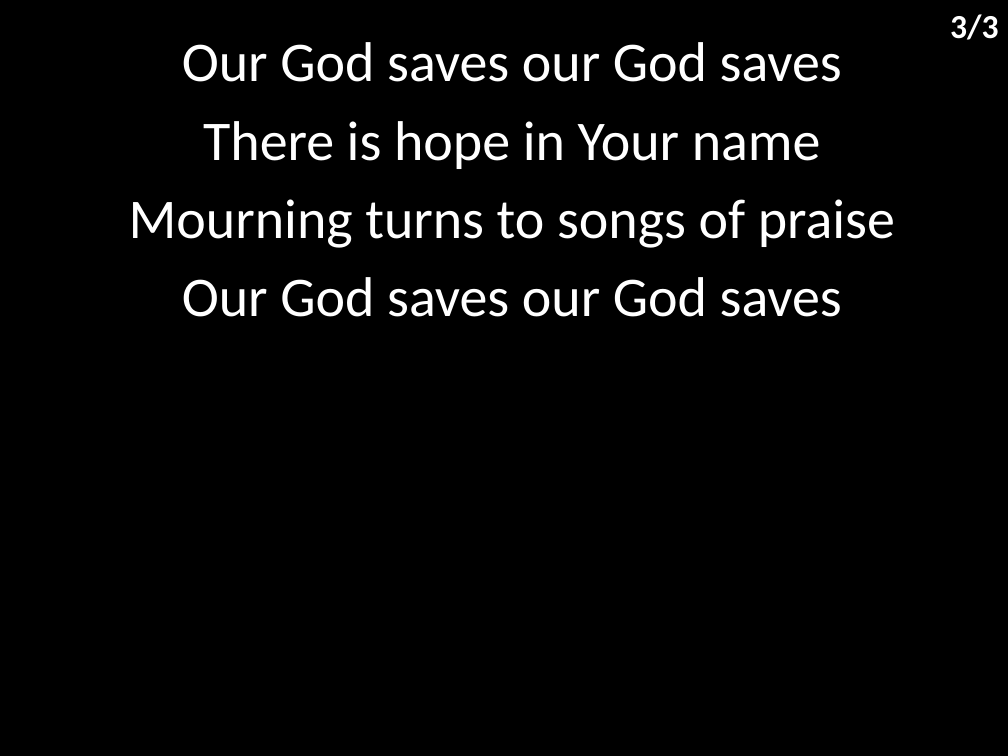
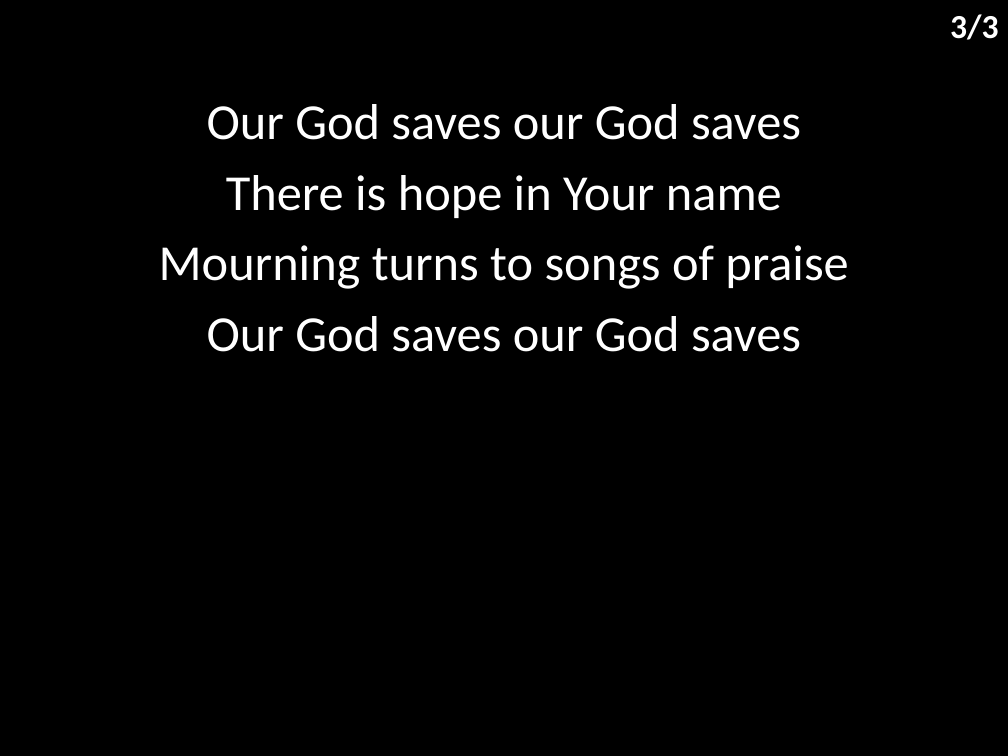
Before and after one commit to hoo-are-ya/worship, a slide deck: slide 4 of docs/songs/our god saves.pptx. Drawn at 1008x756 pixels with LibreOffice and Linux fonts; fonts in the diff are those of the drawing. Boxes give left, top, right and bottom in pixels: in the first picture for what was removed or moved away, otherwise in the second. Text is boxed around its words. In the diff, an @@ line names an element or a change of style, - is before the commit and + after.

```diff
--- a/docs/songs/our god saves.pptx
+++ b/docs/songs/our god saves.pptx
@@ subtitle "Our God saves our God ...": place and size @@
-subtitle "Our God saves our God ..." at (129,42,895,317)
+subtitle "Our God saves our God ..." at (159,104,848,352)
@@ subtitle "Our God saves our God ..." at (159,104,848,352): size 40 to 36 pt @@
```
Also in this commit, not shown: 2 other slides changed, 11 other files.
